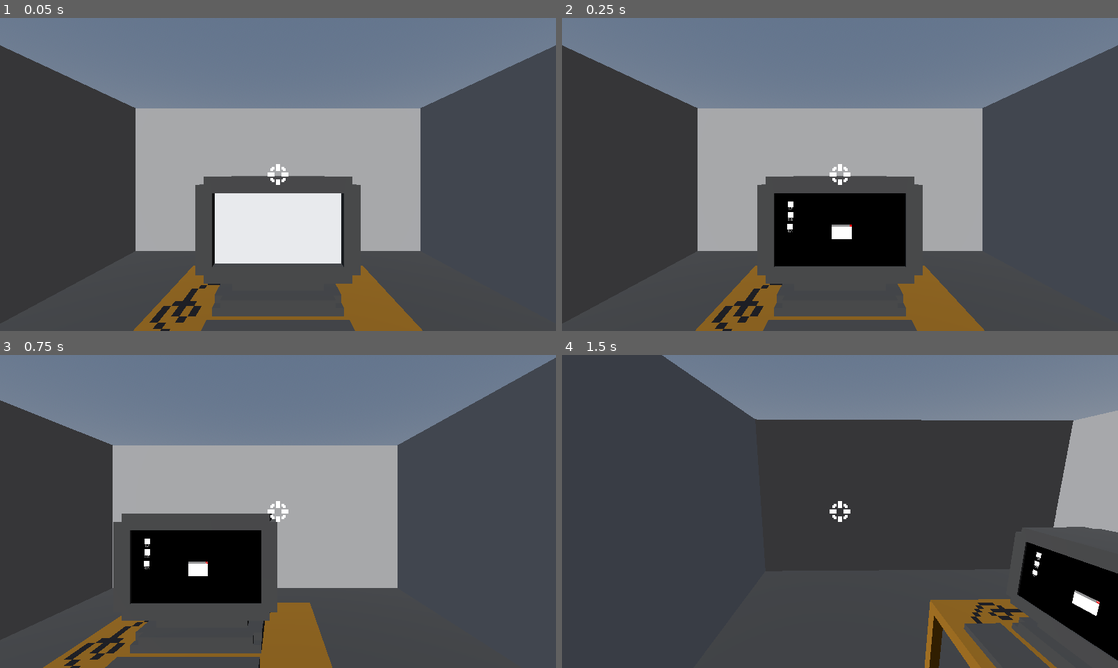
Above: before the commit, frames 1-4 (two rows, left to right).
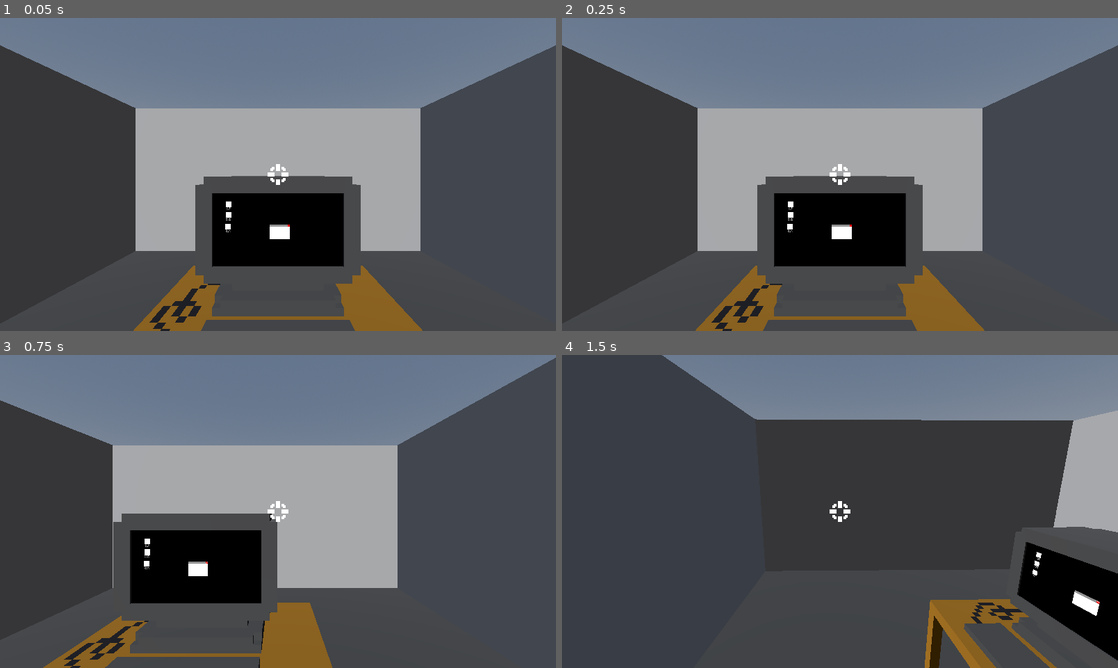
Above: after the commit, the same moments.

Repository: maxwaldman8/gmtk-2026
Game: Godot game, scene res://scenes/room.tscn
The game is run twice, just before and just after one commit, with the same random seed, the same clock (stepped at 60 frames per second) and the same inputs.
Inputs (mouse positions are in pixels of both pictures, inside the frame that each line leads up to):
- Up to frame 1 (0.05 s): no input
- Up to frame 2 (0.25 s): no input
- Up to frame 3 (0.75 s): tap Enter at 0.5 s; move the mouse to (400, 495) at 0.52 s; press the mouse at (400, 495) at 0.53 s; hold D (right) from 0.53 s (still down)
- Up to frame 4 (1.5 s): tap Space (jump) at 0.77 s; move the mouse to (812, 511) at 1.27 s; release D (right) at 1.28 s; release the mouse at (812, 511) at 1.28 s; hold W (forward) from 1.28 s (still down); click (812, 511) at 1.35 s

The runs differ from the first frame. In frame 1, 5.2% of the frame differs, in the area x 38-62%, y 56-80%; in frame 2, nothing differs; in frame 3, nothing differs; in frame 4, nothing differs.

Commit message:
Focus on screen

Diff:
--- a/game-game/scenes/player.tscn
+++ b/game-game/scenes/player.tscn
@@ -12,7 +12,6 @@
 script = ExtResource("1_3vyb7")
 
 [node name="MeshInstance3D" type="MeshInstance3D" parent="." unique_id=1777505419]
-visible = false
 mesh = SubResource("CapsuleMesh_nrlmu")
 
 [node name="CollisionShape3D" type="CollisionShape3D" parent="." unique_id=632162143]
@@ -24,6 +23,4 @@
 
 [node name="RayCast3D" type="RayCast3D" parent="Camera3D" unique_id=1074174173]
 target_position = Vector3(0, 0, -5)
-collision_mask = 2
 collide_with_areas = true
-collide_with_bodies = false
--- a/game-game/scenes/room.tscn
+++ b/game-game/scenes/room.tscn
@@ -3,6 +3,7 @@
 [ext_resource type="PackedScene" uid="uid://b8fihxtag443g" path="res://scenes/player.tscn" id="1_36trf"]
 [ext_resource type="ArrayMesh" uid="uid://co206ettiprmy" path="res://statues/room.obj" id="2_ffxv4"]
 [ext_resource type="PackedScene" uid="uid://bm5ae52p08ktu" path="res://scenes/screen/screen.tscn" id="3_14vil"]
+[ext_resource type="Script" uid="uid://b61uvfxw46b5h" path="res://scripts/sub_viewport.gd" id="3_jxe34"]
 [ext_resource type="Texture2D" uid="uid://bx0hpkmnnefxj" path="res://sprites/Crosshair Draft.png" id="4_14vil"]
 
 [sub_resource type="WorldBoundaryShape3D" id="WorldBoundaryShape3D_nrlmu"]
@@ -23,15 +24,15 @@
 data = PackedVector3Array(-6.3999996, -1.5999999, -6.3999996, -6.3999996, -1.4, 6.3999996, -6.3999996, -1.5999999, 6.39 …(36623 unchanged characters)…
 
 [sub_resource type="ViewportTexture" id="ViewportTexture_14vil"]
-viewport_path = NodePath("SubViewport")
+viewport_path = NodePath("SubViewportContainer/SubViewport")
 
 [sub_resource type="BoxShape3D" id="BoxShape3D_14vil"]
 size = Vector3(12, 6.75, 1)
 
 [node name="Room" type="Node3D" unique_id=553723905]
 
-[node name="Player" parent="." unique_id=1813622507 instance=ExtResource("1_36trf")]
-sensitivity = 0.005
+[node name="Player" parent="." unique_id=1813622507 node_paths=PackedStringArray("screen") instance=ExtResource("1_36trf")]
+screen = NodePath("../SubViewportContainer/SubViewport/Screen")
 
 [node name="Floor" type="StaticBody3D" parent="." unique_id=985006338]
 transform = Transform3D(1, 0, 0, 0, 1, 0, 0, 0, 1, 0, -2.5671682, 0)
@@ -63,17 +64,23 @@
 texture = SubResource("ViewportTexture_14vil")
 
 [node name="ScreenArea" type="Area3D" parent="ScreenSprite" unique_id=581195088]
-collision_layer = 2
-collision_mask = 2
 
 [node name="CollisionShape3D" type="CollisionShape3D" parent="ScreenSprite/ScreenArea" unique_id=417812857]
 shape = SubResource("BoxShape3D_14vil")
 
-[node name="SubViewport" type="SubViewport" parent="." unique_id=801404176]
+[node name="SubViewportContainer" type="SubViewportContainer" parent="." unique_id=1934345396]
+visible = false
+offset_right = 40.0
+offset_bottom = 40.0
+
+[node name="SubViewport" type="SubViewport" parent="SubViewportContainer" unique_id=801404176]
 disable_3d = true
+handle_input_locally = false
 size = Vector2i(1152, 648)
+render_target_update_mode = 4
+script = ExtResource("3_jxe34")
 
-[node name="Screen" parent="SubViewport" unique_id=2111894068 instance=ExtResource("3_14vil")]
+[node name="Screen" parent="SubViewportContainer/SubViewport" unique_id=2111894068 instance=ExtResource("3_14vil")]
 
 [node name="GUI" type="CanvasLayer" parent="." unique_id=1432570367]
 
--- a/game-game/scripts/player.gd
+++ b/game-game/scripts/player.gd
@@ -8,6 +8,8 @@
 
 @onready var camera := $Camera3D
 @onready var raycast := $Camera3D/RayCast3D
+
+@export var screen: Control
 
 #func _ready() -> void:
 	#Input.set_custom_mouse_cursor()
@@ -27,11 +29,17 @@
 
 func handle_raycast():
 	if raycast.is_colliding():
-		var area: Area3D = raycast.get_collider()
+		var area: Node3D = raycast.get_collider()
 		match area.name:
 			"ScreenArea":
-				# TODO: transition to screen
-				print("enter screen")
+				switch_to_screen()
+
+func switch_to_screen():
+	self.process_mode = Node.PROCESS_MODE_DISABLED
+	Input.set_mouse_mode(Input.MOUSE_MODE_VISIBLE)
+	screen.get_parent().get_parent().visible = true
+	screen.set_focus_mode(Control.FOCUS_CLICK)
+	screen.grab_focus()
 
 func _physics_process(delta: float) -> void:
 	# Add the gravity.
--- /dev/null
+++ b/game-game/scripts/sub_viewport.gd
@@ -0,0 +1,5 @@
+extends SubViewport
+
+# Called when the node enters the scene tree for the first time.
+func _ready() -> void:
+	render_target_update_mode = SubViewport.UPDATE_ALWAYS
Not shown, added: game-game/scripts/sub_viewport.gd.uid
